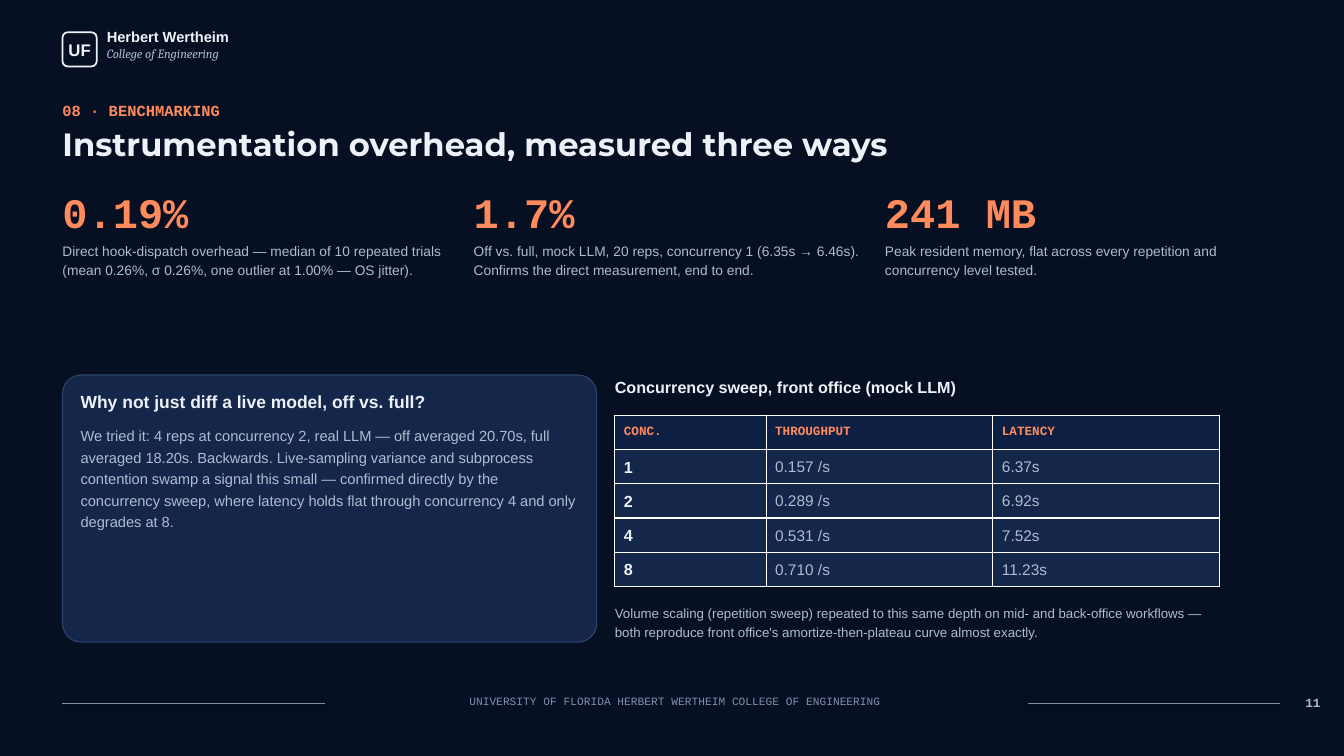
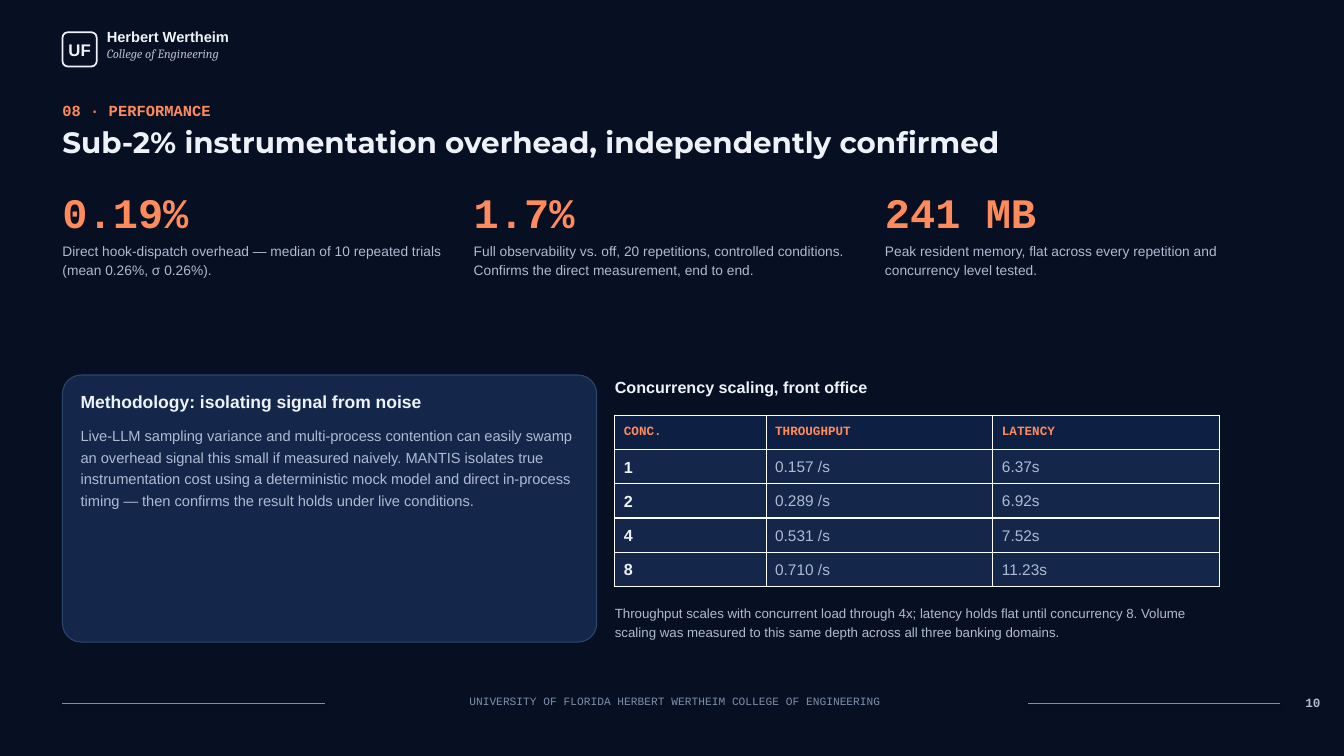
Before and after one commit to smartsystemslab-uf/MANTIS, a slide deck: slide 10 of MANTIS_Demo.pptx (slide 11 before the commit). Drawn at 1344x756 pixels with LibreOffice and Linux fonts; fonts in the diff are those of the drawing. Boxes give left, top, right and bottom in pixels: in the first picture for what was removed or moved away, otherwise in the second. Text is boxed around its words. In the diff, an @@ line names an element or a change of style, - is before the commit and + after.

```diff
--- a/MANTIS_Demo.pptx
+++ b/MANTIS_Demo.pptx
@@ text at (62,105,211,116): text changed @@
-08 · BENCHMARKING
+08 · PERFORMANCE
@@ text at (62,130,1000,159): text changed; size 23 to 21 pt @@
-Instrumentation overhead, measured three ways
+Sub-2% instrumentation overhead, independently confirmed
@@ text at (62,246,441,278): text changed @@
-Direct hook-dispatch overhead — median of 10 repeated trials (mean 0.26%, σ 0.26%, one outlier at 1.00% — OS jitter).
+Direct hook-dispatch overhead — median of 10 repeated trials (mean 0.26%, σ 0.26%).
@@ text at (474,246,844,277): text changed @@
-Off vs. full, mock LLM, 20 reps, concurrency 1 (6.35s → 6.46s). Confirms the direct measurement, end to end.
+Full observability vs. off, 20 repetitions, controlled conditions. Confirms the direct measurement, end to end.
@@ text at (615,381,867,397): text changed @@
-Concurrency sweep, front office (mock LLM)
+Concurrency scaling, front office
@@ text at (81,395,422,412): text changed @@
-Why not just diff a live model, off vs. full?
+Methodology: isolating signal from noise
@@ text at (81,430,572,509): text changed @@
-We tried it: 4 reps at concurrency 2, real LLM — off averaged 20.70s, full averaged 18.20s. Backwards. Live-sampling variance and subprocess contention swamp a signal this small — confirmed directly by the concurrency sweep, where latency holds flat through concurrency 4 and only degrades at 8.
+Live-LLM sampling variance and multi-process contention can easily swamp an overhead signal this small if measured naively. MANTIS isolates true instrumentation cost using a deterministic mock model and direct in-process timing — then confirms the result holds under live conditions.
@@ text at (615,608,1185,640): text changed @@
-Volume scaling (repetition sweep) repeated to this same depth on mid- and back-office workflows — both reproduce front office's amortize-then-plateau curve almost exactly.
+Throughput scales with concurrent load through 4x; latency holds flat until concurrency 8. Volume scaling was measured to this same depth across all three banking domains.
@@ text at (1305,698,1320,707): text changed @@
-11
+10
```
Also in this commit, not shown: 9 other slides changed, 2 slides added, 3 slides removed, 1 other file.
